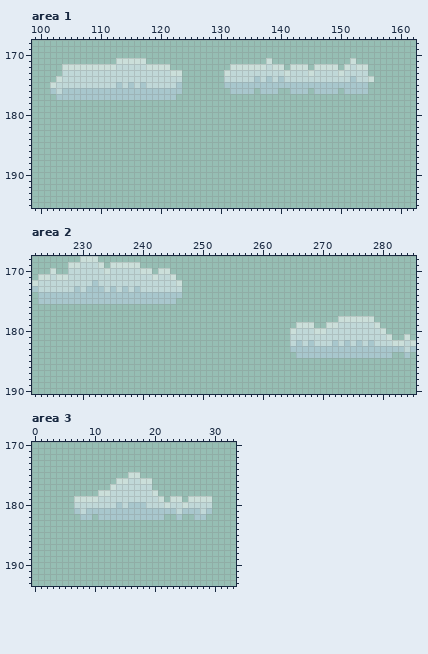
File history of a pixel-art file, art/site/clouds.aseprite. That is the earlier state.
384x576 pixels, 1 frame. Shown: area 1: x 99..162, y 168..195; area 2: x 222..285, y 168..190; area 3: x 0..33, y 170..193. The commit also changed other parts of the picture, which this record leaves out.
After:
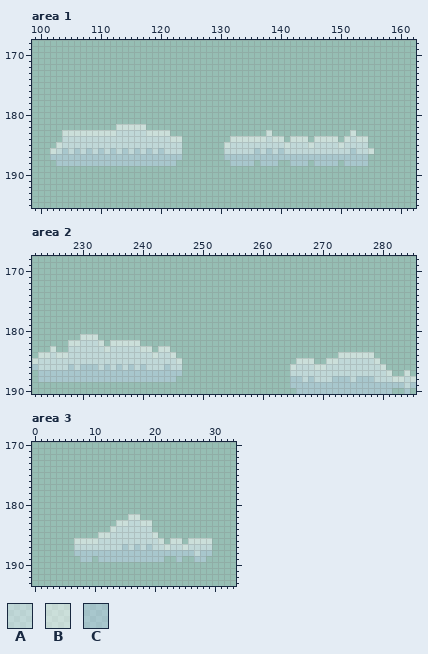
Palette (. is transparent): A #e9f2fb80  B #ffffff80  C #b9cfe680
Diff:
Changed rows in their new state; - is an unchanged pixel.
Area 1:
first column x 102:
171 -----------.....--------------------.-------------.---
172 --..................----------.........-...-....-....-
173 --....................-------........................-
174 -.....................-------.........................
175 ......................-------........................-
176 ......................--------....-...--...-....-....-
177 -....................---------------------------------
first column x 102:
182 -----------BBBBB--------------------------------------
183 --BBBBBBBBBAAAAABBBB----------------B-------------B---
184 --AAAAAAAAAAAAAAAAAABB--------BBBBBBABB-BBB-BBBB-BABB-
185 -BAAAAAAAAAAAAAAAAAAAA-------BAAAAAAAAABAAABAAAABAAAA-
186 BACACACACACACACACACAAA-------AAAAACACACAAAAAAAAAAACAAB
187 CCCCCCCCCCCCCCCCCCCCCC-------CCCCCCCCCCCCCCCCCCCCCCCC-
188 -CCCCCCCCCCCCCCCCCCCC---------CCCC-CCC--CCC-CCCC-CCCC-
Area 2:
first column x 222:
168 --------...-----------------------------------------------------
169 ------......-.....----------------------------------------------
170 ---.--..............-..-----------------------------------------
171 -.......................----------------------------------------
172 .........................---------------------------------------
173 .........................---------------------------------------
174 -........................---------------------------------------
175 -.......................----------------------------------------
178 ---------------------------------------------------......-------
179 --------------------------------------------...--.........------
180 -------------------------------------------................-----
181 --------BBB--------------------------------.................--.-
182 ------BBAAAB-BBBBB-------------------------.....................
183 ---B--AAAAAABAAAAABB-BB--------------------.....................
184 -BBABBAAAAAAAAAAAAAABAAB--------------------.......BBBBBB...--.-
185 BAAAAAAAAAAAAAAAAAAAAAAAB-------------------BBB--BBAAAAAAB------
186 CAAAAACACCCACACACACAAACAA------------------BAAABBAAAAAAAAAB-----
187 -CCCCCCCCCCCCCCCCCCCCCCCC------------------AAAAAAAAAAAAAAAAB--B-
188 -CCCCCCCCCCCCCCCCCCCCCCC-------------------CCACAAACCCACCCAAABBAB
189 -------------------------------------------CCCCCCCCCCCCCCCCCCCAC
190 --------------------------------------------CCCCCCCCCCCCCCCC--C-
Area 3:
first column x 7:
175 ---------..------------
176 -------......----------
177 ------.......----------
178 ----..........---------
179 ...............-..-....
180 .......................
181 .......................
182 -..-.....BB....--.--..-
183 -------BBAABB----------
184 ------BAAAAAA----------
185 ----BBAAAAAAAB---------
186 BBBBAAAAAAAAAAB-BB-BBBB
187 AAAAAAAACACACAABAABAAAA
188 CCCCCCCCCCCCCCCCCCCCACC
189 -CC-CCCCCCCCCCC--C--CC-
Where, in picture pixels (left, top, right, bottom), the same in both pictures:
changed: (50, 58, 182, 166)
erased: (224, 58, 374, 94)
added: (224, 130, 374, 166)
erased: (32, 256, 182, 304)
changed: (290, 316, 416, 394)
added: (32, 334, 182, 382)
changed: (74, 472, 212, 562)
